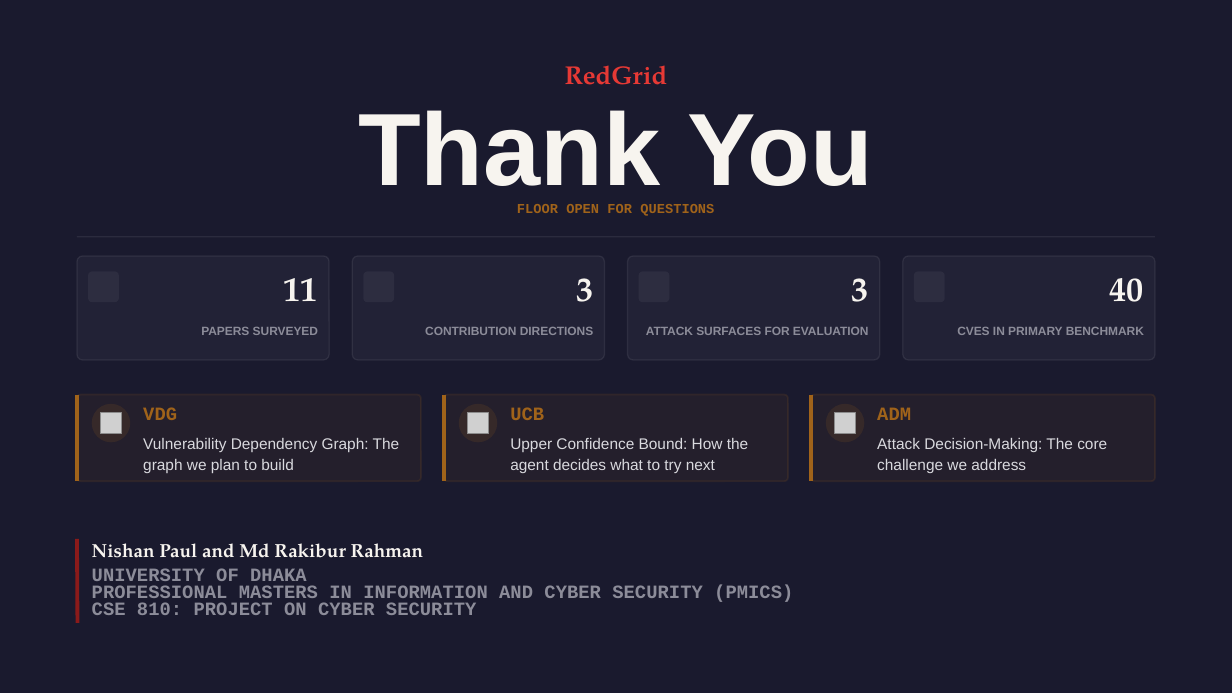
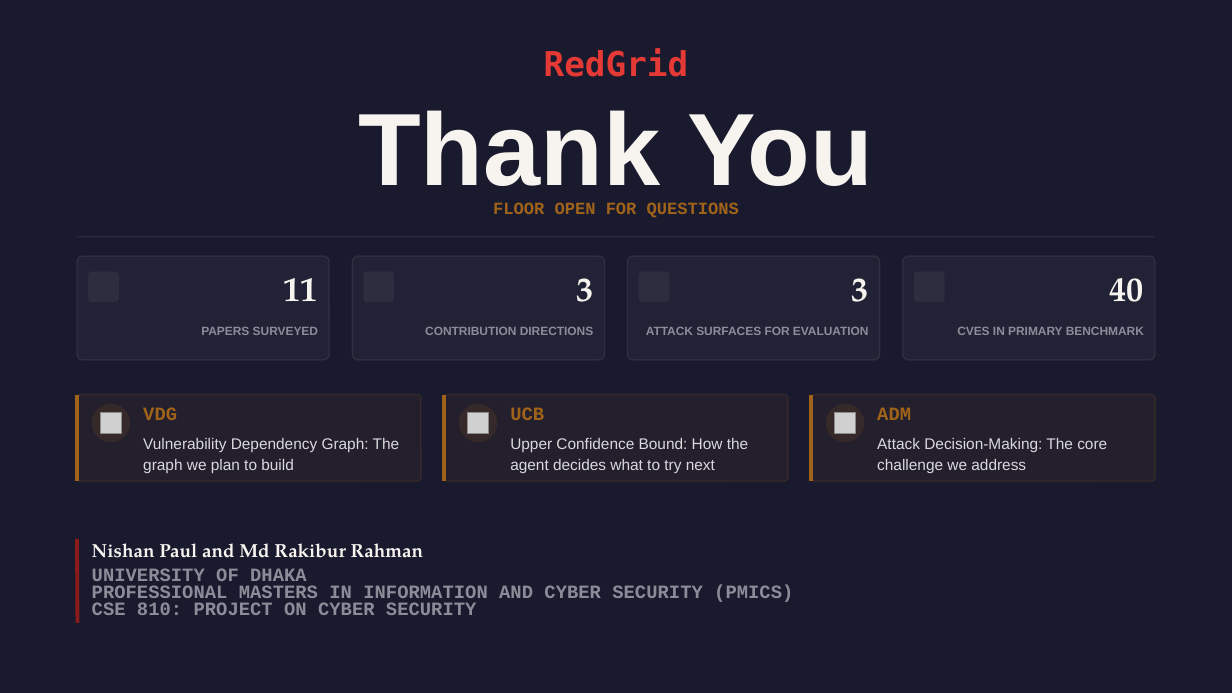
Before and after one commit to nishan-paul-hello/cmatrix-agentic-red-team, a slide deck: slide 20 of docs/presentation/CSE-810-PRESENTATION-INCEPTION.pptx. Drawn at 1232x693 pixels with LibreOffice and Linux fonts; fonts in the diff are those of the drawing; grey boxes stand for pictures; background and template pictures are left out. Boxes give left, top, right and bottom in pixels: in the first picture for what was removed or moved away, otherwise in the second. Text is boxed around its words. In the diff, an @@ line names an element or a change of style, - is before the commit and + after.

```diff
--- a/docs/presentation/CSE-810-PRESENTATION-INCEPTION.pptx
+++ b/docs/presentation/CSE-810-PRESENTATION-INCEPTION.pptx
@@ text "RedGrid": place and size @@
-text "RedGrid" at <box>565,65,668,85</box>
+text "RedGrid" at <box>544,48,688,77</box>
@@ text "RedGrid" at <box>544,48,688,77</box>: size 15 to 20 pt, font TeX Gyre Pagella to DejaVu Sans Mono @@
@@ text "FLOOR OPEN FOR QUESTIONS" at <box>493,202,739,218</box>: size 8 to 10 pt @@
```
Also in this commit, not shown: 3 other slides changed, 1 other file.
